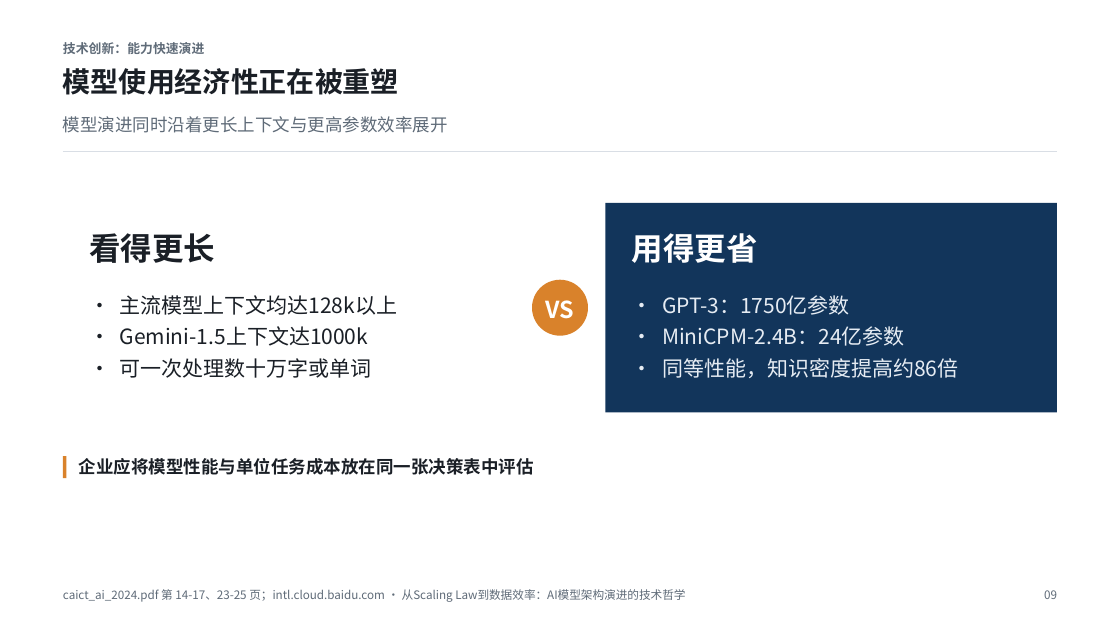
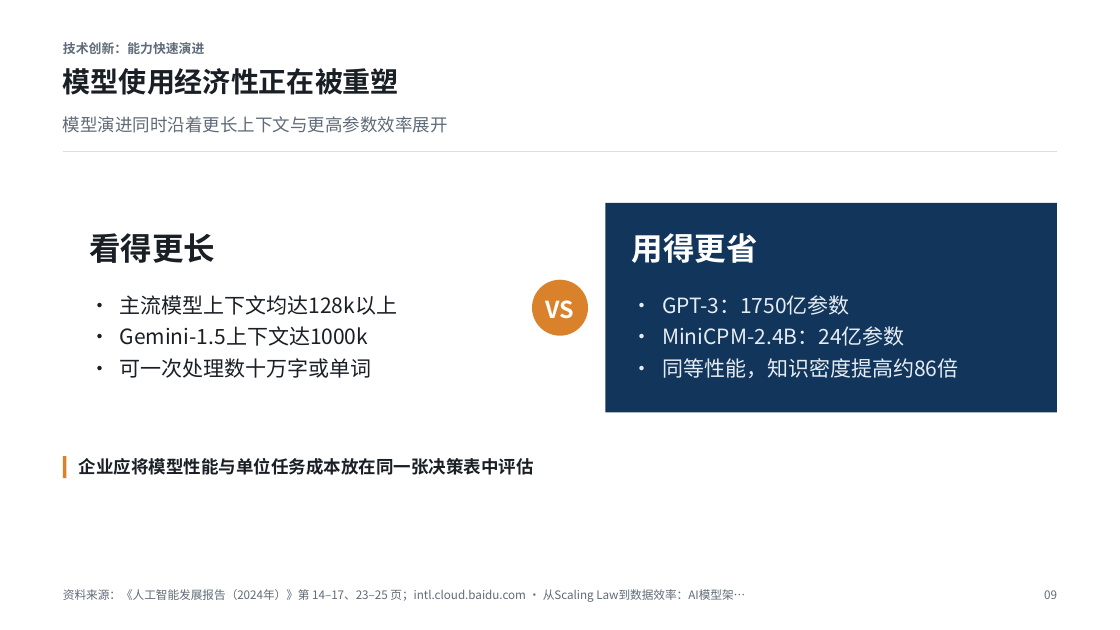
Before and after one commit to Liyilin66/ppt-agent, a slide deck: slide 9 of examples/caict-2024-sample.pptx. Drawn at 1120x630 pixels with LibreOffice and Linux fonts; fonts in the diff are those of the drawing. Boxes give left, top, right and bottom in pixels: in the first picture for what was removed or moved away, otherwise in the second. Text is boxed around its words. In the diff, an @@ line names an element or a change of style, - is before the commit and + after.

Commit message:
Show citations as report names instead of raw filenames
Footers named the uploaded file ("caict_ai_2024.pdf 第 7-13 页"), card
citations scaled up with sparse body text in accent blue, and the same page
was repeated on every card. On a management deck that reads as machine output.

Display only changes; validation still matches the uploaded filenames.
- Report names come from the document itself (PDF cover lines, DOCX title,
  Markdown heading); a cleaned filename stem is shown when nothing is found.
- Footer: "资料来源：issuer《title》第 7–13 页", one mention per report with its
  pages merged; it shortens in steps (issuer, then web titles, then sites
  only) against a measured one-line width instead of clipping mid-title.
- Card refs show only the page when the footer already names the report, use
  a fixed small muted caption, and are dropped when every card cites the
  same page.

The README sample was re-typeset from its cached content with no model or
search calls; its degraded pages are unchanged (3, 5, 18, 19).

Tested: uv run pytest (1699 passed); PowerPoint export of the sample and of
the MCP validation deck, longest footers checked on one line.

```diff
--- a/examples/caict-2024-sample.pptx
+++ b/examples/caict-2024-sample.pptx
@@ text at [63,589,745,602]: text changed @@
-caict_ai_2024.pdf 第 14-17、23-25 页；intl.cloud.baidu.com · 从Scaling Law到数据效率：AI模型架构演进的技术哲学
+资料来源：《人工智能发展报告（2024年）》第 14–17、23–25 页；intl.cloud.baidu.com · 从Scaling Law到数据效率：AI模型架…
```
Also in this commit, not shown: 16 other slides changed, 8 other files.
